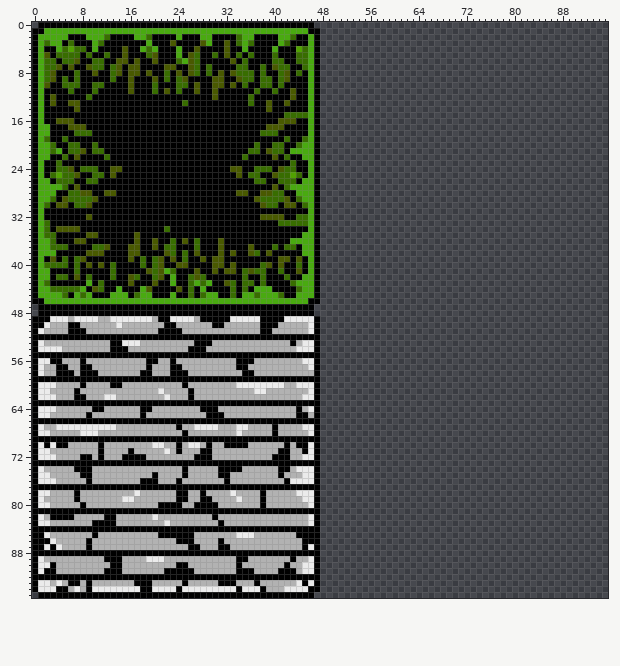
A sprite sheet gets an edit: game/assets/images/tileset.png. That is the earlier state.
The file is 96x96 pixels. Colours within 5 levels of each other are drawn and written as one.
And afterwards:
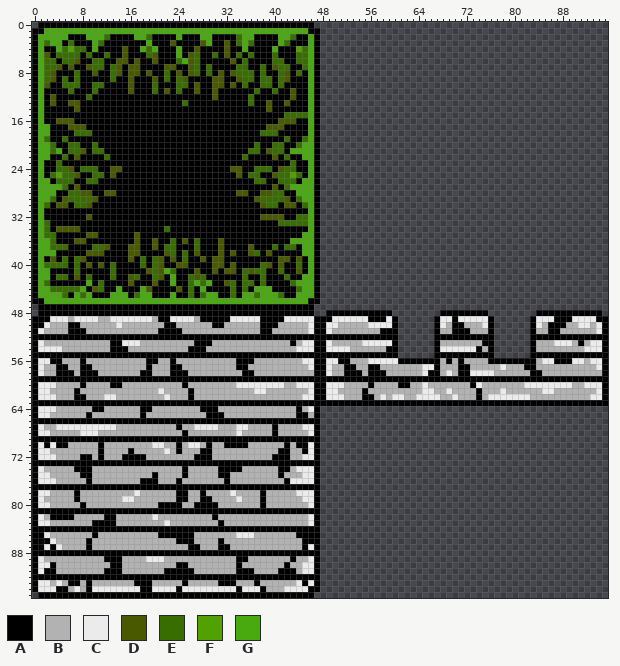
Palette (. is transparent): A #000000  B #b2b2b2  C #ebebeb  D #495900  E #386d00  F #51a200  G #49aa10
The exact change:
y 48: x 49..59 ........... -> AAAAAAAAAAA; x 68..75 ........ -> AAAAAAAA; x 84..94 ........... -> AAAAAAAAAAA
y 49: x 48..60 ............. -> AACCCCCCAAACA; x 67..76 .......... -> ACCACCCCCA; x 83..95 ............. -> ACCCAAACCCCAA
y 50: x 48..60 ............. -> ACCBBBBBCCCCA; x 67..76 .......... -> ACBAABBBCA; x 83..95 ............. -> ACBAAABBCCBCA
y 51: x 48..60 ............. -> ACBBBBBBBBAAA; x 67..76 .......... -> ABBAAABBBA; x 83..95 ............. -> ABBAABBBBBBCA
y 52: x 48..60 ............. -> AAAAAAAAAAAAA; x 67..76 .......... -> AAAAAAAAAA; x 83..95 ............. -> AAAAAAAAAAAAA
y 53: x 48..60 ............. -> ACBBBBBCCCCCA; x 67..76 .......... -> ABBBBBBBAA; x 83..95 ............. -> ABBBCCCBABCCA
y 54: x 48..60 ............. -> ACCCCBBBBBBAA; x 67..76 .......... -> ACCCCCCABA; x 83..95 ............. -> ABBBBBBBBCCCA
y 55: x 48..60 ............. -> AAAAAAAAAAAAA; x 67..76 .......... -> AAAAAAAAAA; x 83..95 ............. -> AAAAAAAAAAAAA
y 56: x 48..95 ................................................ -> ACCAABBBCCCCCAAAAAAABABABBBBAAAAAAAABCCAAACCBCCA
y 57: x 48..95 ................................................ -> ACBBAABBAABBBBBBBCCABBBAABBBBBCBBBAABBBBBBBBBBCA
y 58: x 48..95 ................................................ -> ACBBAAABAAABBBBBBCAABCBAACCCCBBBBBBAABBBBBBBBBBA
y 59: x 48..95 ................................................ -> AAAAAAAAAAAAAAAAAAAAAAAAAAAAAAAAAAAAAAAAAAAAAAAA
y 60: x 48..95 ................................................ -> ACCCBBBBABBBBAABBCBBBBBBBACBBBBBBBCCCCCCCCBBCCCA
y 61: x 48..95 ................................................ -> ACCBBBBABBBBBBBBBCCBBCBBBBABBBCBBBBBBCCBBBBBBBCA
y 62: x 48..95 ................................................ -> ACCCBBBAABCBCCBBCCCCBBCBBBABCCCCCCCBBBBBBBBBBCCA
y 63: x 48..95 ................................................ -> AAAAAAAAAAAAAAAAAAAAAAAAAAAAAAAAAAAAAAAAAAAAAAAA
Changed places in both pictures, as pixel boxes (x1, y1, x2, y2):
added: (320, 310, 608, 406)
